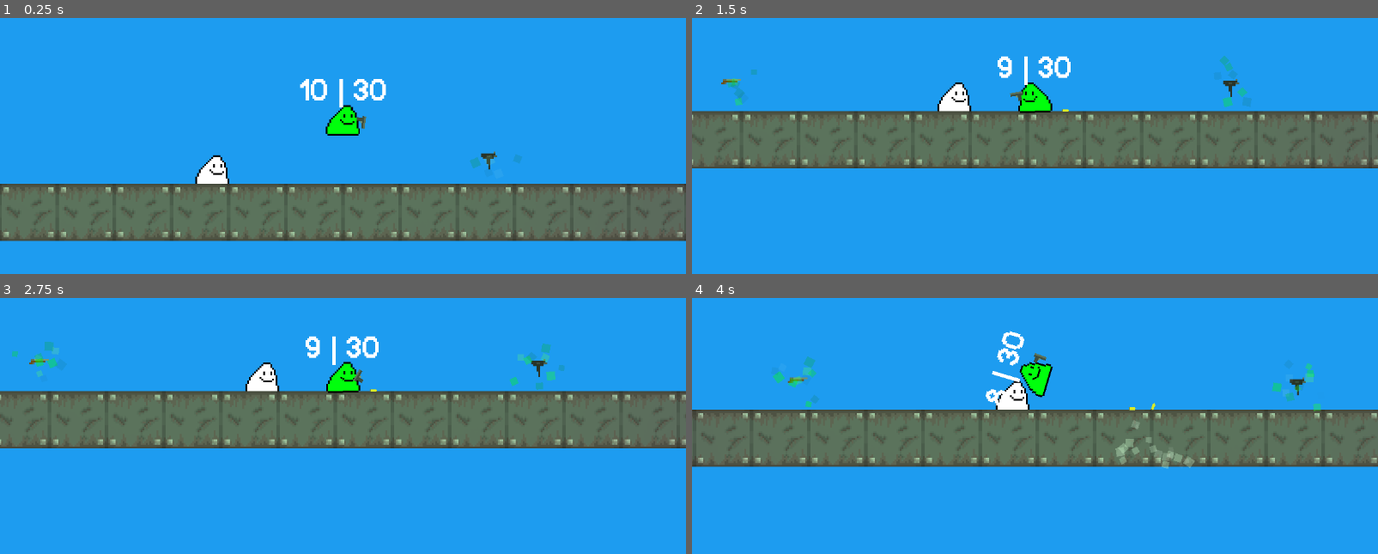
Above: before the commit, frames 1-4 (two rows, left to right).
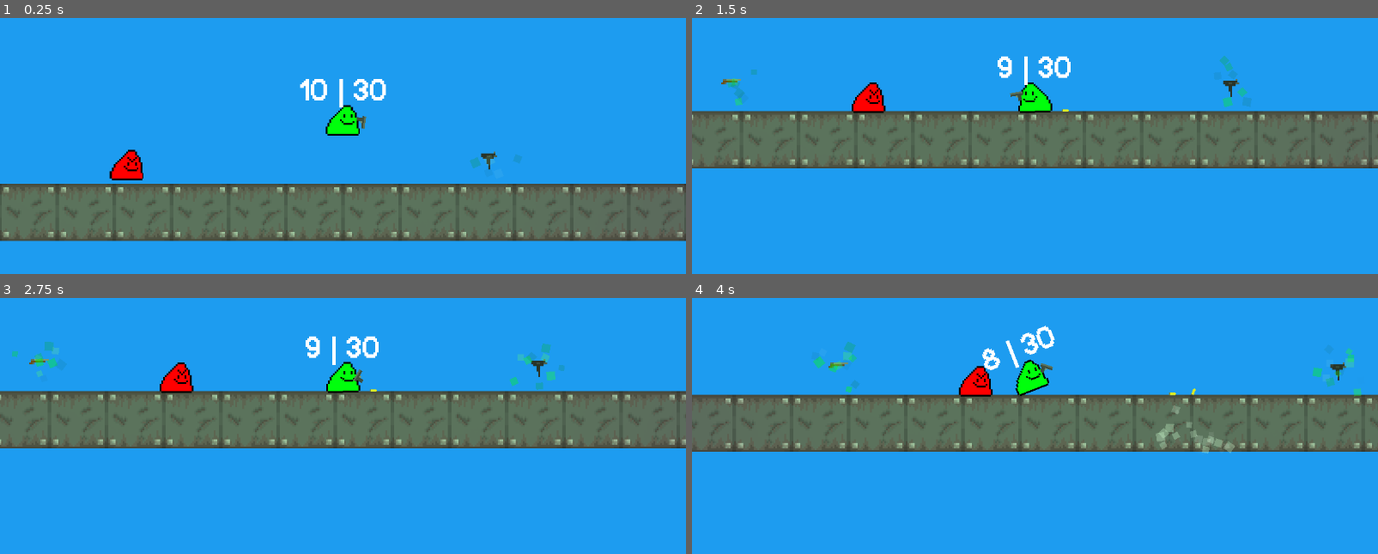
Above: after the commit, the same moments.

Repository: a0fefd/blobs-with-guns-remastered
Game: Godot game, scene res://scenes/levels/world.tscn
Two runs of this game, one before a commit and one after it. Both use one fixed random seed, a clock stepped at 60 frames per second and the inputs below.
Inputs (mouse positions are in pixels of both pictures, inside the frame that each line leads up to):
- Up to frame 1 (0.25 s): no input
- Up to frame 2 (1.5 s): move the mouse to (1185, 79) at 0.52 s; press the mouse at (1185, 79) at 0.53 s; move the mouse to (897, 117) at 1.27 s; release the mouse at (897, 117) at 1.28 s; tap F (focus) at 1.35 s
- Up to frame 3 (2.75 s): move the mouse to (outside the picture) at 2.02 s; tap Mouse wheel up (next_gun) at 2.1 s
- Up to frame 4 (4 s): tap Enter at 2.75 s; move the mouse to (1000, 454) at 2.77 s; tap Mouse wheel down (prev_gun) at 2.85 s; move the mouse to (1240, 436) at 3.52 s; press the mouse at (1240, 436) at 3.53 s

The runs differ from the first frame. In frame 1, 0.9% of the frame differs, in the area x 15-34%, y 51-65%; in frame 2, 0.9%; in frame 3, 0.9%; in frame 4, 19%, in the area x 0-100%, y 10-67%.

Commit message:
Add enemy scene

Diff:
--- /dev/null
+++ b/scenes/blobs/enemy.tscn
@@ -0,0 +1,11 @@
+[gd_scene load_steps=2 format=3 uid="uid://ct8nn45vsgx4t"]
+
+[ext_resource type="PackedScene" uid="uid://dhp7pmx1h136u" path="res://scenes/blobs/blob.tscn" id="1_n8q45"]
+
+[node name="Enemy" instance=ExtResource("1_n8q45")]
+
+[node name="Sprite2D" parent="." index="0"]
+modulate = Color(1, 0, 0, 1)
+
+[node name="Face" parent="Sprite2D" index="0"]
+frame = 1
--- a/scenes/levels/world.tscn
+++ b/scenes/levels/world.tscn
@@ -2,16 +2,13 @@
 
 [ext_resource type="TileSet" uid="uid://4x32bkmii5mh" path="res://tiles/tiles.tres" id="1_46tp5"]
 [ext_resource type="PackedScene" uid="uid://n5o0ehci0ads" path="res://scenes/blobs/player.tscn" id="2_gugrc"]
-[ext_resource type="PackedScene" uid="uid://dhp7pmx1h136u" path="res://scenes/blobs/blob.tscn" id="2_ximy6"]
 [ext_resource type="PackedScene" uid="uid://c8bdly6ykhkib" path="res://scenes/guns/uzi.tscn" id="4_7al0c"]
 [ext_resource type="PackedScene" uid="uid://ba5gc27qsv2e0" path="res://scenes/guns/pickup.tscn" id="4_aiybn"]
 [ext_resource type="Texture2D" uid="uid://galc2r4gpkdi" path="res://sprites/guns/guns.png" id="6_ngmah"]
 [ext_resource type="PackedScene" uid="uid://xo8do6b5yrsq" path="res://scenes/guns/shotgun.tscn" id="7_5qsv4"]
+[ext_resource type="PackedScene" uid="uid://ct8nn45vsgx4t" path="res://scenes/blobs/enemy.tscn" id="7_8ogag"]
 
 [node name="World" type="Node2D"]
-
-[node name="Blob" parent="." instance=ExtResource("2_ximy6")]
-position = Vector2(-73, 28)
 
 [node name="TileMap" type="TileMap" parent="."]
 tile_set = ExtResource("1_46tp5")
@@ -31,3 +28,9 @@
 item = ExtResource("7_5qsv4")
 sprite_texture = ExtResource("6_ngmah")
 sprite_index = 3
+
+[node name="Enemy" parent="." instance=ExtResource("7_8ogag")]
+position = Vector2(-121, 25)
+
+[node name="Enemy2" parent="." instance=ExtResource("7_8ogag")]
+position = Vector2(291, 45)
